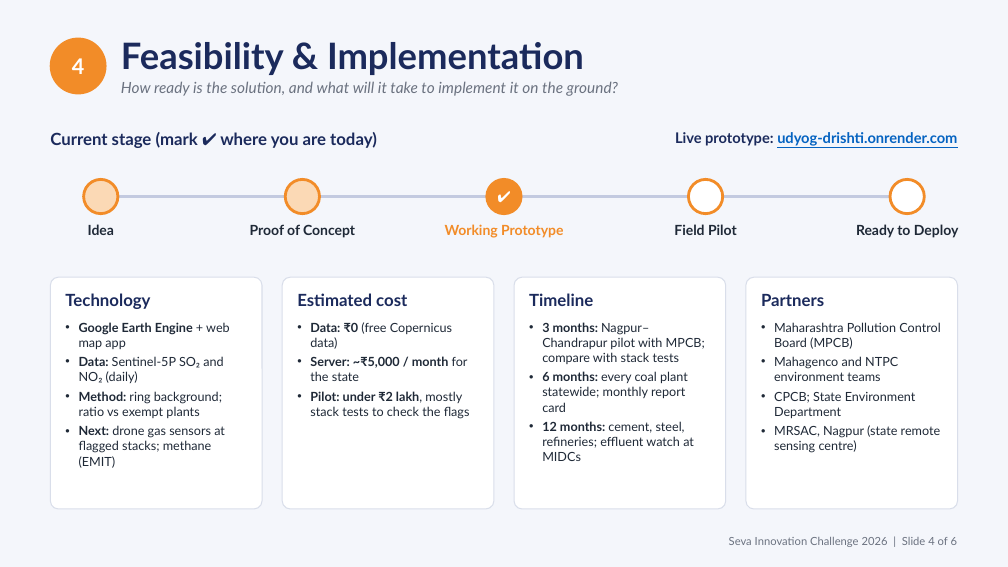
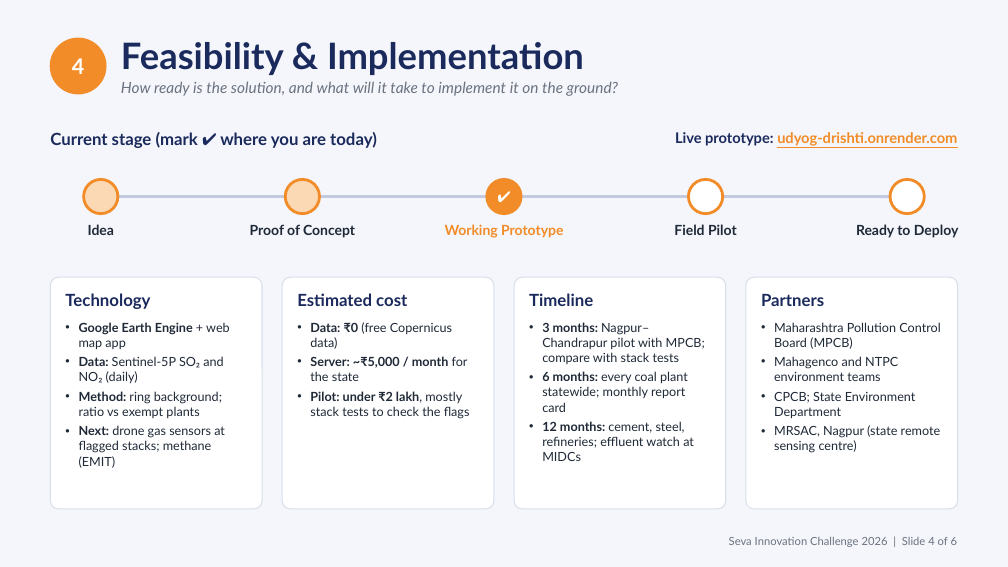
Before and after one commit to sujalappa/udyog-drishti, a slide deck: slide 4 of presentation/Udyog-drishti_AI_Seva_2026.pptx. Drawn at 1008x567 pixels with LibreOffice and Linux fonts; fonts in the diff are those of the drawing. Boxes give left, top, right and bottom in pixels: in the first picture for what was removed or moved away, otherwise in the second. Text is boxed around its words. In the diff, an @@ line names an element or a change of style, - is before the commit and + after.

```diff
--- a/presentation/Udyog-drishti_AI_Seva_2026.pptx
+++ b/presentation/Udyog-drishti_AI_Seva_2026.pptx
@@ text "Live prototype: udyog-drishti.onrender.com" at <box>675,132,957,146</box>: text colour #0563C1 to #F28C28 in "udyog-drishti.onrender.com" @@
```
Also in this commit, not shown: 2 other slides changed, 1 other file.
